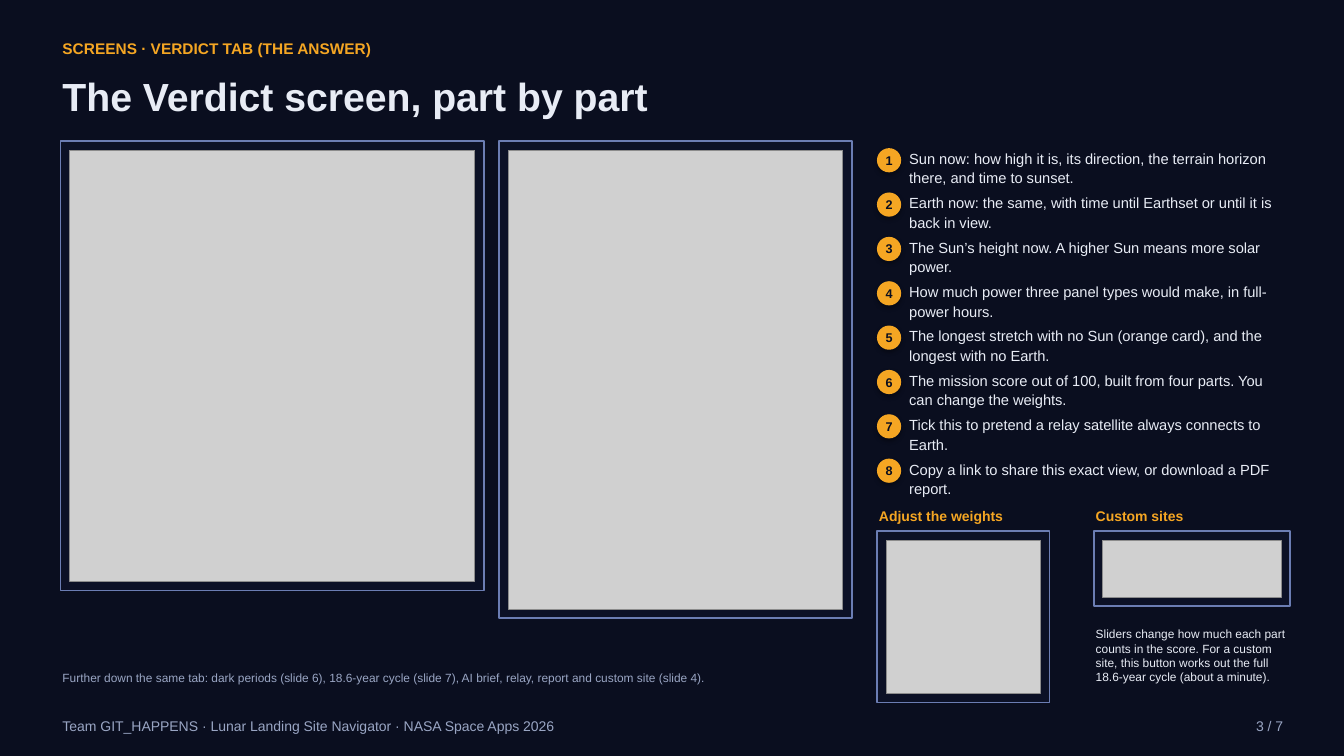
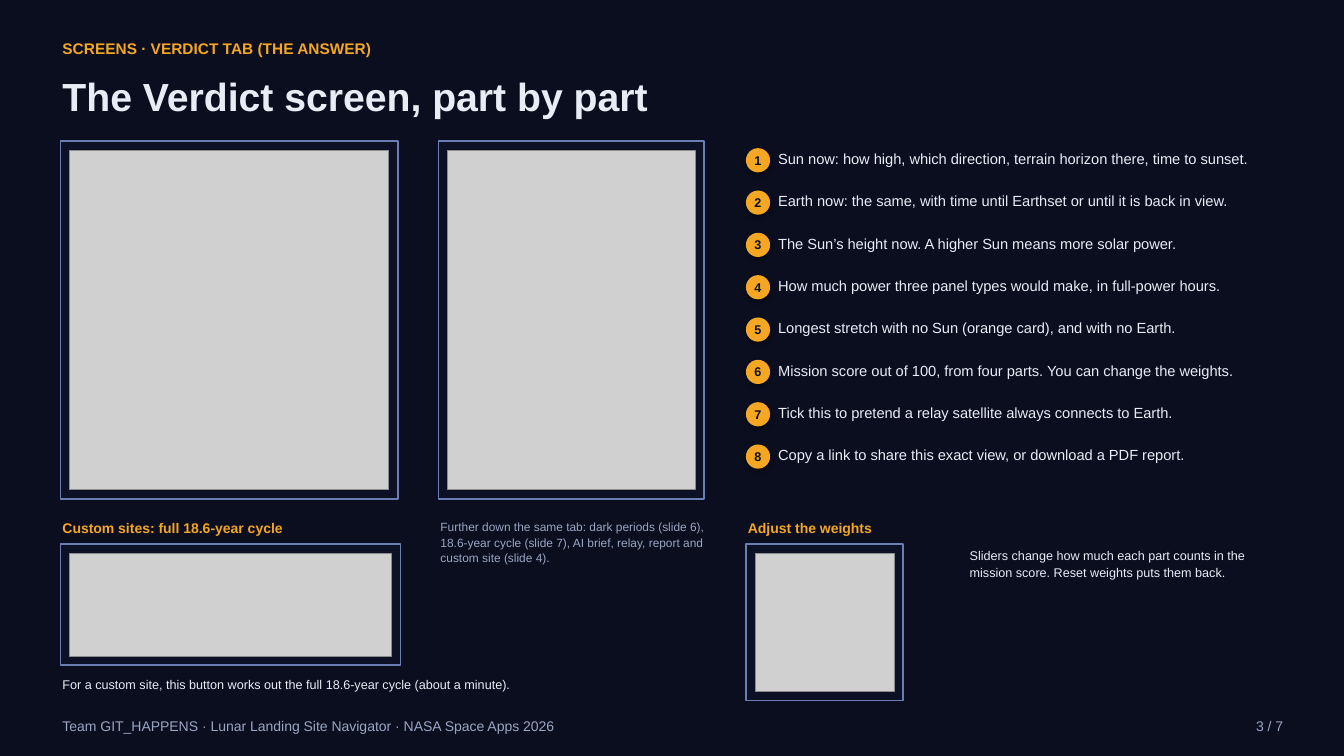
Before and after one commit to Amitrajeetpaul/lunar-landing-site-navigator, a slide deck: slide 3 of docs/GIT_7_SLIDE_PPT.pptx. Drawn at 1344x756 pixels with LibreOffice and Linux fonts; fonts in the diff are those of the drawing; grey boxes stand for pictures. Boxes give left, top, right and bottom in pixels: in the first picture for what was removed or moved away, otherwise in the second. Text is boxed around its words. In the diff, an @@ line names an element or a change of style, - is before the commit and + after.

Commit message:
Demo deck slide 3: shorter main screenshots, room for custom-site and weights tiles

```diff
--- a/docs/GIT_7_SLIDE_PPT.pptx
+++ b/docs/GIT_7_SLIDE_PPT.pptx
@@ rectangle: place and size @@
-rectangle at (60, 141, 484, 591)
+rectangle at (60, 141, 398, 499)
@@ rectangle: place and size @@
-rectangle at (499, 141, 852, 618)
+rectangle at (439, 141, 705, 499)
@@ ellipse "1": place and size @@
-ellipse "1" at (877, 148, 901, 172)
+ellipse "1" at (746, 148, 770, 172)
@@ picture: place and size @@
-picture at (70, 150, 475, 582)
+picture at (70, 150, 389, 490)
@@ picture: place and size @@
-picture at (508, 150, 843, 609)
+picture at (448, 150, 696, 490)
@@ text at (778, 153, 1248, 167): text changed @@
-Sun now: how high it is, its direction, the terrain horizon there, and time to sunset.
+Sun now: how high, which direction, terrain horizon there, time to sunset.
@@ ellipse "2": place and size @@
-ellipse "2" at (877, 193, 901, 217)
+ellipse "2" at (746, 191, 770, 215)
@@ text "Earth now: the same, with ..." rewrapped from (909, 197, 1272, 228) to (778, 195, 1227, 208) @@
@@ ellipse "3": place and size @@
-ellipse "3" at (877, 237, 901, 261)
+ellipse "3" at (746, 233, 770, 257)
@@ text "The Sun’s height now. A ..." rewrapped from (909, 242, 1260, 275) to (778, 238, 1176, 252) @@
@@ ellipse "4": place and size @@
-ellipse "4" at (877, 281, 901, 306)
+ellipse "4" at (746, 275, 770, 299)
@@ text "How much power three panel ..." rewrapped from (909, 286, 1267, 320) to (778, 280, 1221, 294) @@
@@ text at (778, 322, 1176, 336): text changed @@
-The longest stretch with no Sun (orange card), and the longest with no Earth.
+Longest stretch with no Sun (orange card), and with no Earth.
@@ text at (778, 365, 1234, 379): text changed @@
-The mission score out of 100, built from four parts. You can change the weights.
+Mission score out of 100, from four parts. You can change the weights.
@@ 3 ellipses: place and size @@
-3 ellipses at (877, 326, 901, 439)
+3 ellipses at (746, 318, 770, 426)
@@ text "Tick this to pretend a ..." rewrapped from (909, 419, 1260, 450) to (778, 407, 1173, 421) @@
@@ ellipse "8": place and size @@
-ellipse "8" at (877, 459, 901, 483)
+ellipse "8" at (746, 445, 770, 469)
@@ text "Copy a link to share ..." rewrapped from (909, 464, 1269, 497) to (778, 449, 1184, 463) @@
@@ text added at (62, 523, 283, 536), 10 pt, text #F5A623, bold @@
+Custom sites: full 18.6-year cycle
@@ text "Further down the same tab: ..." rewrapped from (62, 673, 705, 685) to (440, 522, 704, 565) @@
@@ text "Adjust the weights": place and size @@
-text "Adjust the weights" at (879, 511, 1003, 524)
+text "Adjust the weights" at (748, 523, 872, 536)
@@ rectangle removed at (1094, 531, 1291, 607) @@
@@ text removed at (1096, 511, 1183, 521) @@
-Custom sites
@@ rectangle: place and size @@
-rectangle at (877, 531, 1050, 703)
+rectangle at (60, 544, 400, 665)
@@ picture: place and size @@
-picture at (1103, 540, 1281, 598)
+picture at (70, 554, 391, 656)
@@ rectangle added at (746, 544, 903, 701), fill #0C1126, outline #6B7DB3 1.25 pt @@
@@ picture: place and size @@
-picture at (886, 540, 1041, 694)
+picture at (755, 554, 894, 692)
@@ text added at (970, 551, 1245, 580), 9 pt, text #E8ECF5 @@
+Sliders change how much each part counts in the mission score. Reset weights puts them back.
@@ text at (62, 680, 510, 692): text changed; size 8.5 to 9 pt @@
-Sliders change how much each part counts in the score. For a custom site, this button works out the full 18.6-year cycle (about a minute).
+For a custom site, this button works out the full 18.6-year cycle (about a minute).
```
Also in this commit, not shown: 1 other file.
